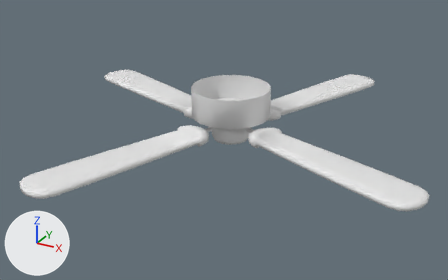
Renders of the FBX model UnityProject/Assets/Visuals/Lau Assets/LVL_1/Ceiling Fan/CeilingFan_1.fbx from each side of a commit.
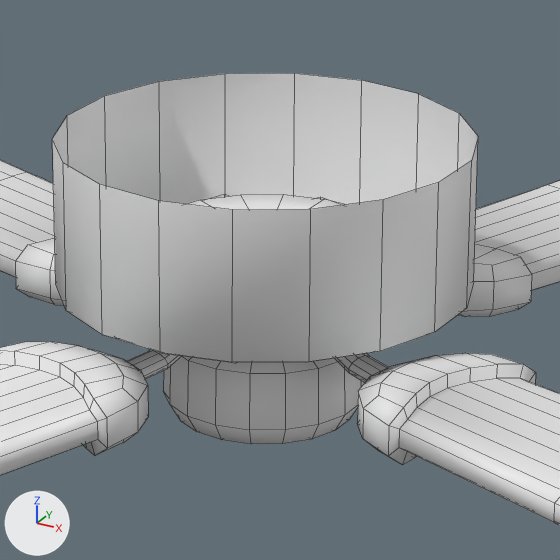
Old and new are each drawn whole from a 50 mm lens placed at (1.4, -2.62, 1.01), pointed at (0.0, -0.07, -0.27) and again close up on the part from 40% to 64% of the width and 22% to 59% of the height. The lights are fixed; the arrows at lower left show +X, +Y and +Z. The close-ups show mesh edges as thin lines.

Objects in the first close-up: 'CeilingFan_Base', 'CeilingFan_Wings'.
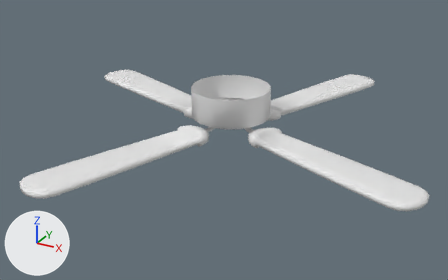
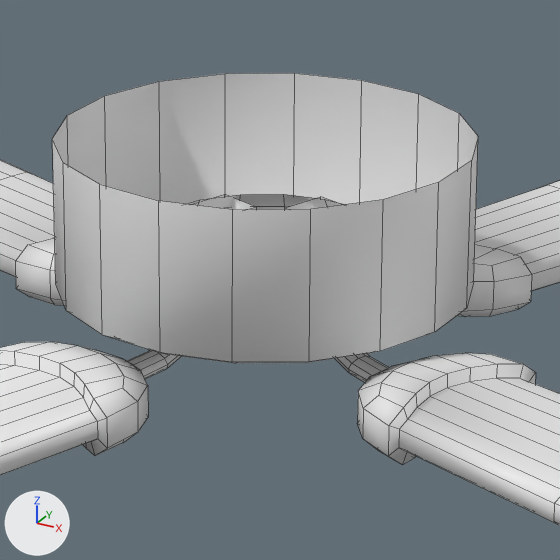
Boxes (x1, y1, x2, y2) around the edits, measured in the close-ups (560 x 560 px):
'CeilingFan_Base', reshaped (22% shorter)
    before: (52, 73, 478, 444)
    after: (52, 73, 478, 363)
part 1 of me_cylinder, deleted
    before: (163, 194, 365, 444)

The change in detail:
me_cylinder is used by ob_ceilingfan_base; location (0.0, 0.0, 0.0); rotation (1.571, 0.0, -0.352), in degrees (90, 0, -20).
me_cylinder had 271 vertices, 270 faces and spanned x -0.198..0.198, y -0.284..0.0, z -0.201..0.201.
me_cylinder now has 162 vertices, 144 faces and spans x -0.198..0.198, y -0.168..0.0, z -0.201..0.201.
Part 1, on me_cylinder:
109 vertices are removed from x -0.097..0.097, y -0.284..-0.1, z -0.098..0.098.
126 faces are deleted.
